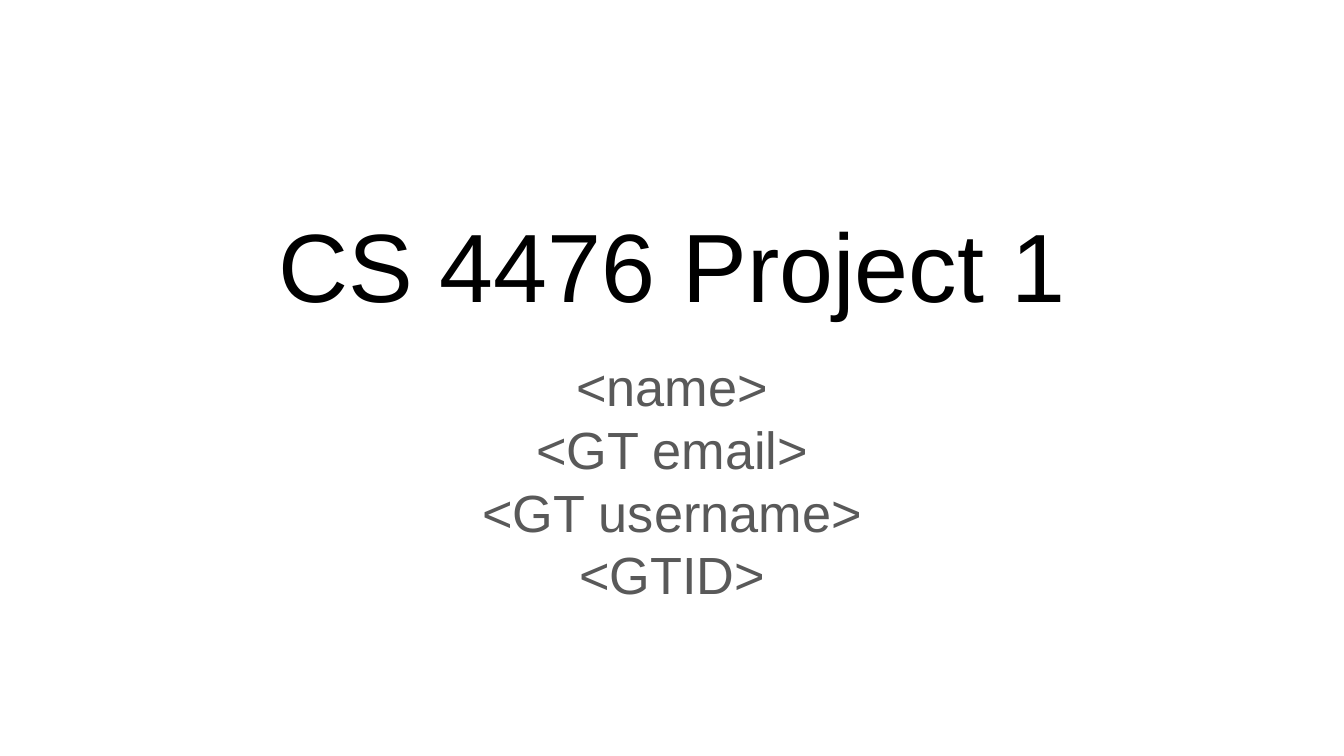
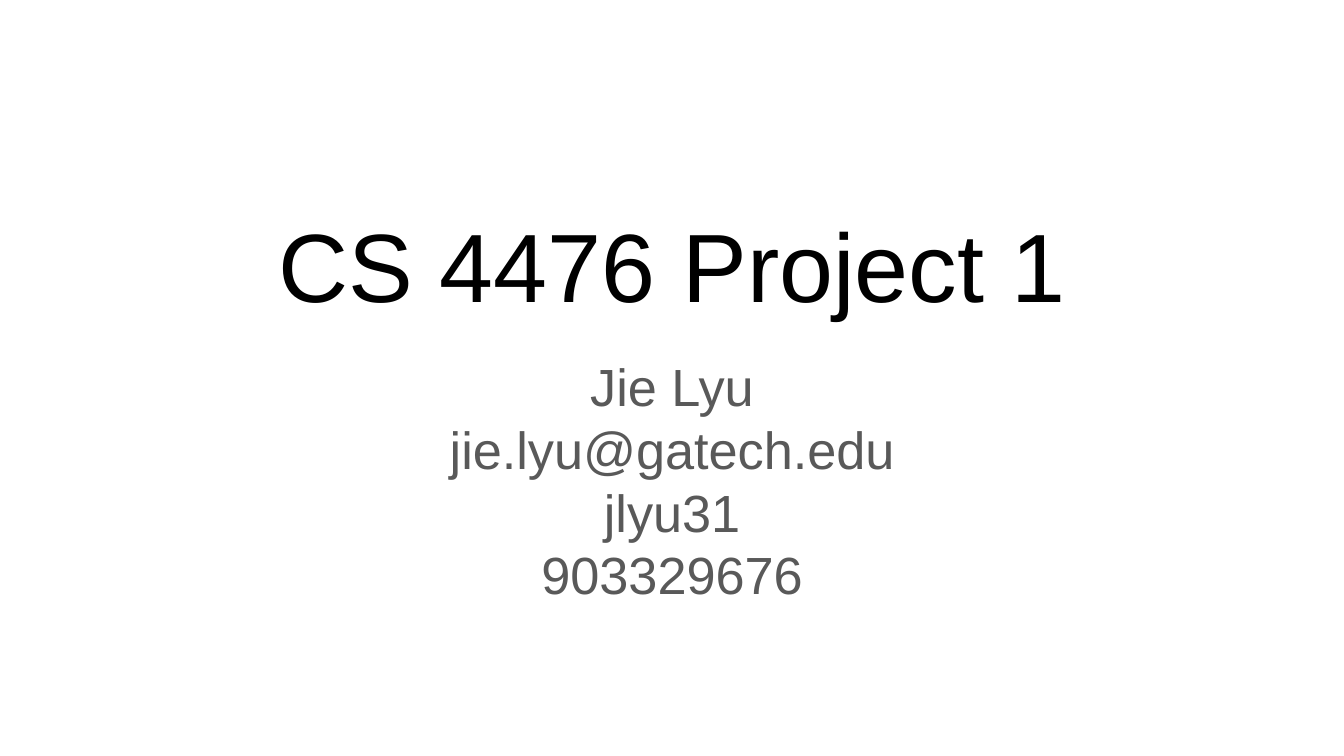
Before and after one commit to haoranw96/filtering_hybrid, a slide deck: slide 1 of report_template.pptx. Drawn at 1344x756 pixels with LibreOffice and Linux fonts; fonts in the diff are those of the drawing. Boxes give left, top, right and bottom in pixels: in the first picture for what was removed or moved away, otherwise in the second. Text is boxed around its words. In the diff, an @@ line names an element or a change of style, - is before the commit and + after.

```diff
--- a/report_template.pptx
+++ b/report_template.pptx
@@ subtitle at <box>450,368,895,595</box>: text changed @@
-<name>
-<GT email>
-<GT username>
-<GTID>
+Jie Lyu
+jie.lyu@gatech.edu
+jlyu31
+903329676
```
Also in this commit, not shown: 9 other slides changed, 2 slides added, 2 slides removed, 1 other file.
